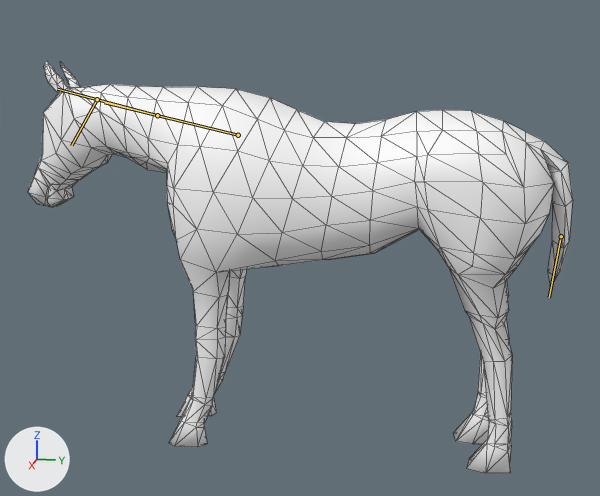
Before and after pictures for a commit that changed the glTF model Contents/mods/HorseMod/common/media/anims_X/Horse/Horse_Eat_Hand.glb.
Rendered twice from a camera (50 mm lens) standing at (2.032, 0.276, 1.034) and looking at (-0.004, -0.131, 0.525). The axes (+X, +Y, +Z) are drawn at lower left. The lights are the same throughout. Both versions are drawn at frame 125 of the action 'Horse_Eat_Hand'; the numbers are the values there. The bones that change are drawn over the model as lines. Mesh edges are drawn as thin lines.

In view in the first picture: 'GEO-Horse'.
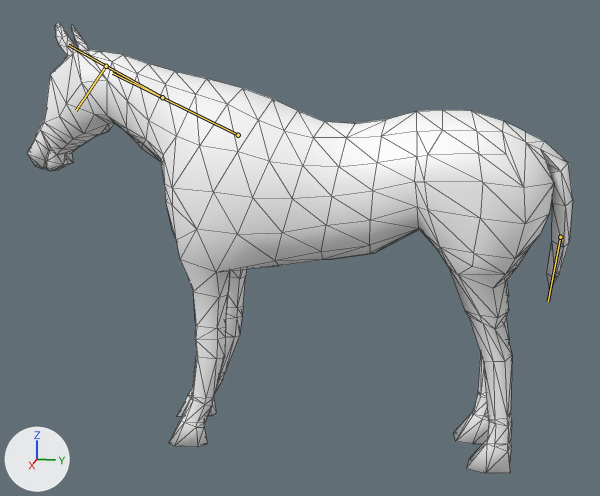
Diff of the bpy script that builds the scene:
```diff
--- a/Contents/mods/HorseMod/common/media/anims_X/Horse/Horse_Eat_Hand.glb.py
+++ b/Contents/mods/HorseMod/common/media/anims_X/Horse/Horse_Eat_Hand.glb.py
@@ bone_def_neck1 @@
 bone_def_neck1 = bpy.data.objects['Bip01'].pose.bones['DEF_Neck1']  # child of 'DEF_Spine3'
-bone_def_neck1.rotation_quaternion = (0.956, -0.286, 0.064, 0.012)  # degrees (-33, 7, -1)
+bone_def_neck1.rotation_quaternion = (0.982, -0.178, 0.062, 0.019)  # degrees (-20, 7, 1)
@@ bone_def_neck2 @@
 bone_def_neck2 = bpy.data.objects['Bip01'].pose.bones['DEF_Neck2']  # child of 'DEF_Neck1'
-bone_def_neck2.rotation_quaternion = (0.997, 0.028, -0.041, -0.055)  # degrees (3, -5, -6)
+bone_def_neck2.rotation_quaternion = (0.997, 0.041, -0.041, -0.054)  # degrees (5, -4, -6)
@@ bone_def_head @@
 bone_def_head = bpy.data.objects['Bip01'].pose.bones['DEF_Head']  # child of 'DEF_Neck2'
-bone_def_head.rotation_quaternion = (0.996, 0.093, -0.007, 0.0)  # degrees (11, -1, 0)
+bone_def_head.rotation_quaternion = (1.0, 0.012, -0.004, 0.005)  # degrees (1, 0, 1)
@@ bone_def_tail3 @@
 bone_def_tail3 = bpy.data.objects['Bip01'].pose.bones['DEF_Tail3']  # child of 'DEF_Tail2'
-bone_def_tail3.rotation_quaternion = (0.996, -0.051, -0.019, 0.07)  # degrees (-6, -2, 8)
+bone_def_tail3.rotation_quaternion = (0.998, -0.06, -0.007, 0.032)  # degrees (-7, -1, 4)
```

Where the change shows, as pixel boxes [x1, y1, x2, y2] in the pictures (600 x 496 px):
'GEO-Horse', posed (9% taller)
    before: [28, 61, 573, 474]
    after: [27, 22, 573, 474]
bone 'DEF_Neck1', root to tip
    before: (238, 135) to (104, 102)
    after: (238, 135) to (112, 73)
bone 'DEF_Neck2', root to tip
    before: (157, 115) to (57, 89)
    after: (162, 97) to (68, 45)
bone 'DEF_Head', root to tip
    before: (97, 99) to (71, 145)
    after: (106, 66) to (76, 110)
bone 'DEF_Tail3', root to tip
    before: (561, 236) to (549, 297)
    after: (560, 237) to (548, 301)
